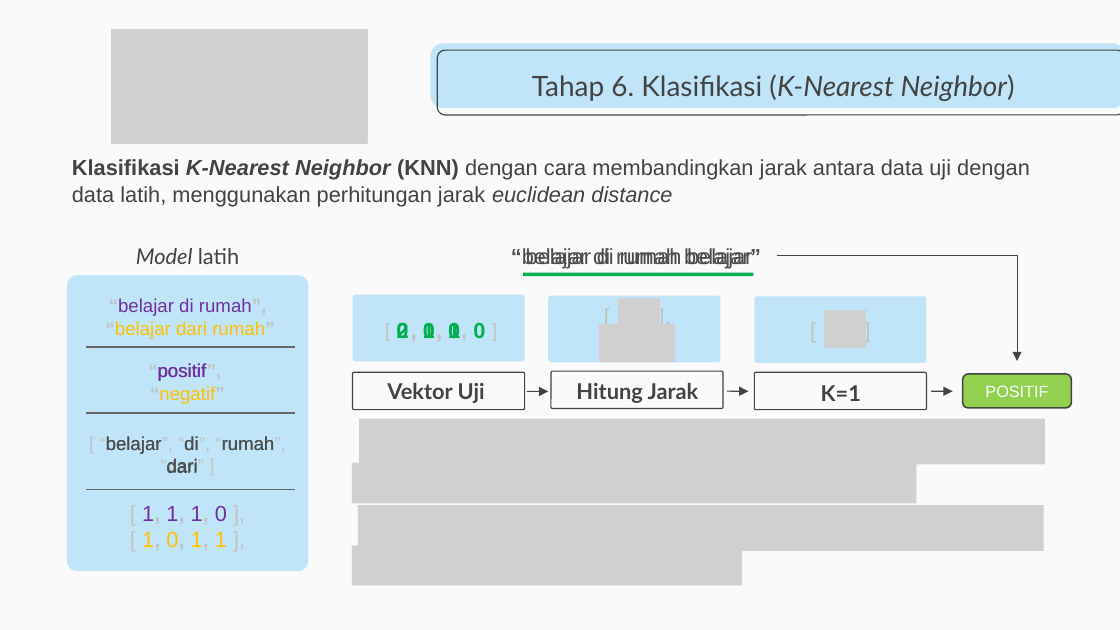
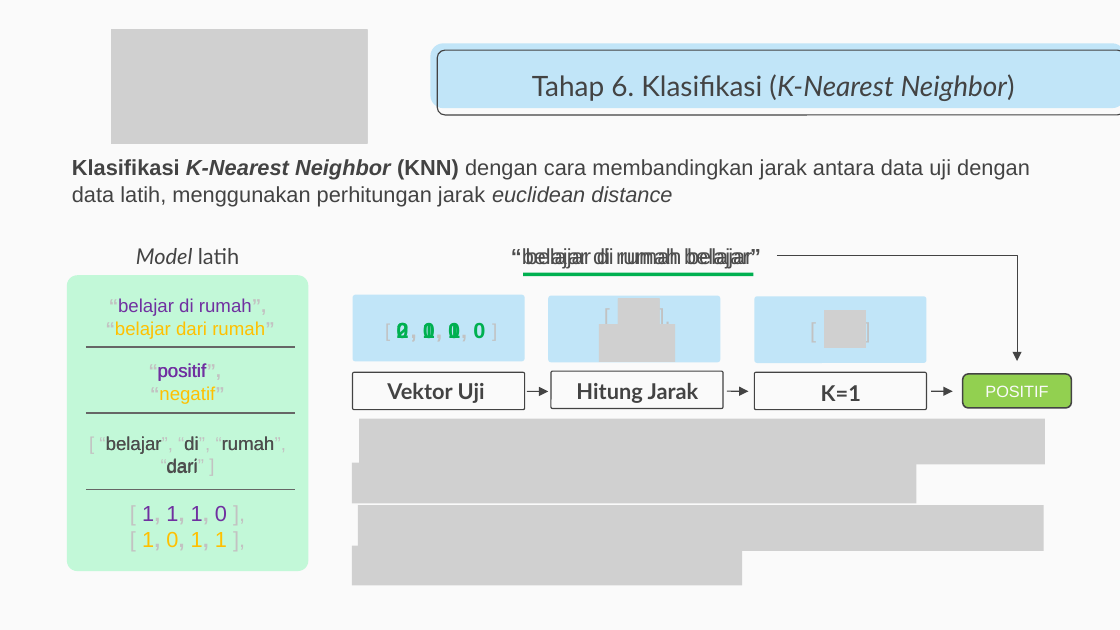
Before and after one commit to muspriandi/TextMining-SentimentAnalysis, a slide deck: slide 15 of Dokumen TA/1711501559-Presentasi.pptx. Drawn at 1120x630 pixels with LibreOffice and Linux fonts; fonts in the diff are those of the drawing; grey boxes stand for pictures. Boxes give left, top, right and bottom in pixels: in the first picture for what was removed or moved away, otherwise in the second. Text is boxed around its words. In the diff, an @@ line names an element or a change of style, - is before the commit and + after.

```diff
--- a/Dokumen TA/1711501559-Presentasi.pptx
+++ b/Dokumen TA/1711501559-Presentasi.pptx
@@ rounded rectangle at box(67, 276, 309, 571): fill #C1E5F8 to #C2F8D8 @@
```
Also in this commit, not shown: 8 other slides changed, 2 other files.
